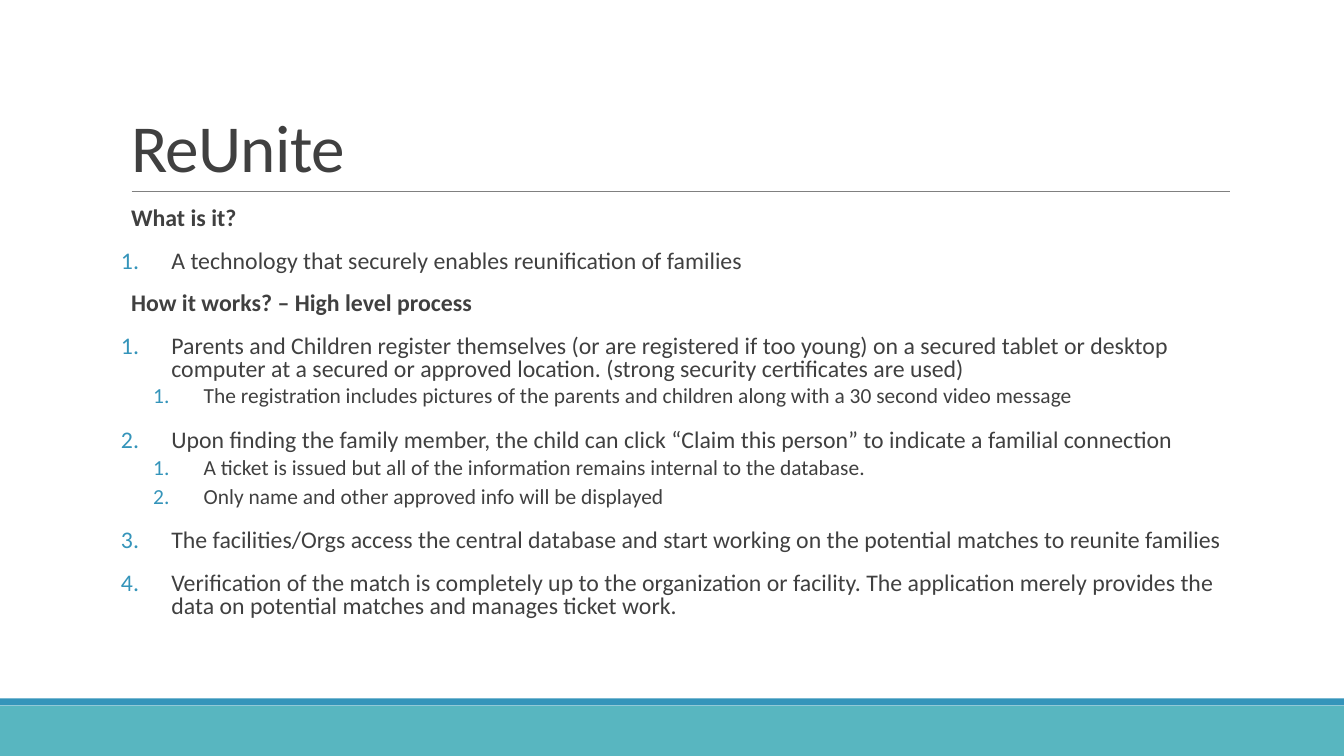
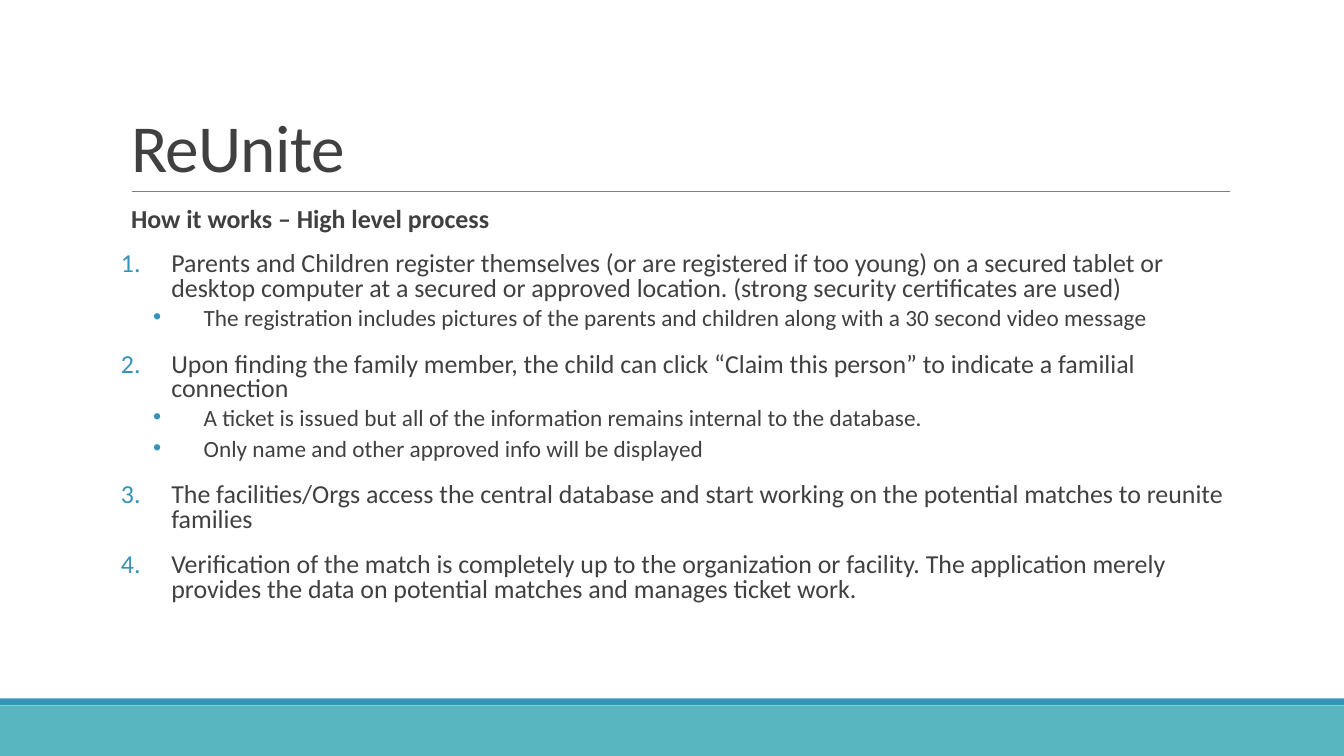
Before and after one commit to weirdaze/reunite, a slide deck: slide 8 of ReUnite Overview.pptx (slide 7 before the commit). Drawn at 1344x756 pixels with LibreOffice and Linux fonts; fonts in the diff are those of the drawing; background and template pictures are left out. Boxes give left, top, right and bottom in pixels: in the first picture for what was removed or moved away, otherwise in the second. Text is boxed around its words. In the diff, an @@ line names an element or a change of style, - is before the commit and + after.

Commit message:
Reunite pptx updated
updated the powerpoint deck

```diff
--- a/ReUnite Overview.pptx
+++ b/ReUnite Overview.pptx
@@ text at (131, 210, 489, 233): text changed; size 17 to 18.5 pt; bold on @@
-  What is it?
-1. A technology that securely enables reunification of families
-  How it works? – High level process
+  How it works – High level process
@@ text at (171, 253, 1223, 603): size 17 to 18.5 pt in "Parents and Children register themselves (or are ...", "Upon finding the family member, the child ...", "The facilities/Orgs access the central database and ...", "Verification of the match is completely up ..."; size 15.3 to 16.6 pt in "The registration includes pictures of the parents ...", "A ticket is issued but all of ...", "Only name and other approved info will ..."; bullet 1. to • @@
```
Also in this commit, not shown: 4 other slides changed, 2 slides added, 1 slide removed, 2 other files.
